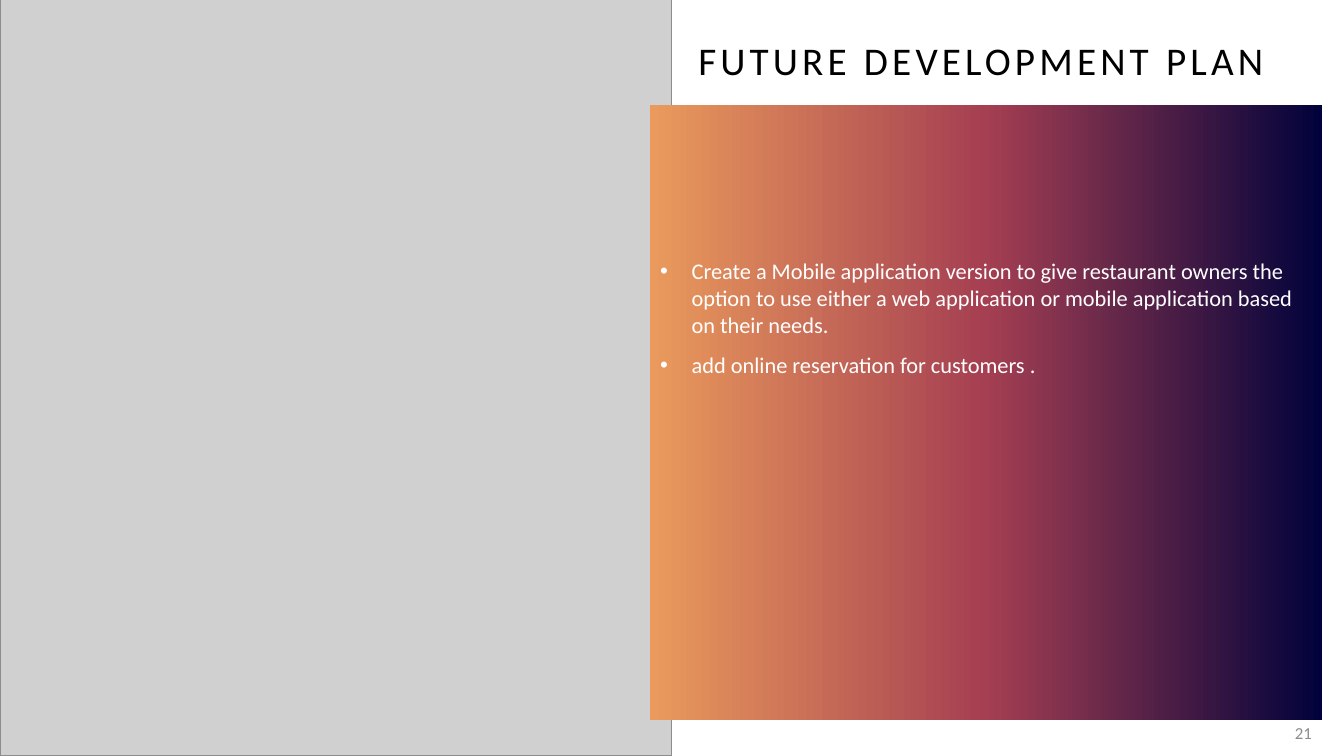
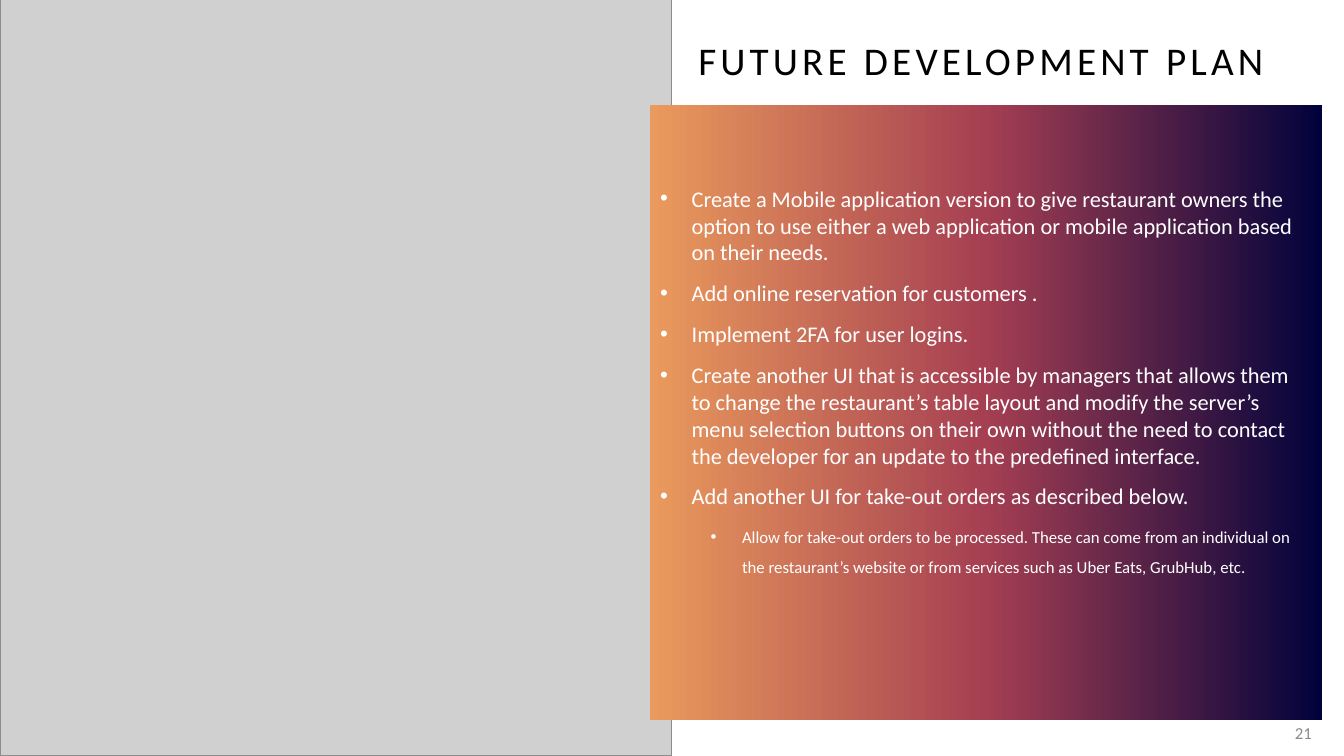
Before and after one commit to KL-3/CentRes, a slide deck: slide 21 of CentRes.pptx. Drawn at 1344x756 pixels with LibreOffice and Linux fonts; fonts in the diff are those of the drawing; grey boxes stand for pictures. Boxes give left, top, right and bottom in pixels: in the first picture for what was removed or moved away, otherwise in the second. Text is boxed around its words. In the diff, an @@ line names an element or a change of style, - is before the commit and + after.

Commit message:
Update CentRes.pptx
Added the UI slide. Also added items to future dev, achievements and challenges.

```diff
--- a/CentRes.pptx
+++ b/CentRes.pptx
@@ text at (692, 285, 1290, 575): text changed @@
-• add online reservation for customers .
+• Add online reservation for customers .
+• Implement 2FA for user logins.
+• Create another UI that is accessible by managers that allows them to change the restaurant’s table layout and modify the server’s menu selection buttons on their own without the need to contact the developer for an update to the predefined interface.
+• Add another UI for take-out orders as described below.
+  • Allow for take-out orders to be processed. These can come from an individual on the restaurant’s website or from services such as Uber Eats, GrubHub, etc.
```
Also in this commit, not shown: 2 other slides changed.
